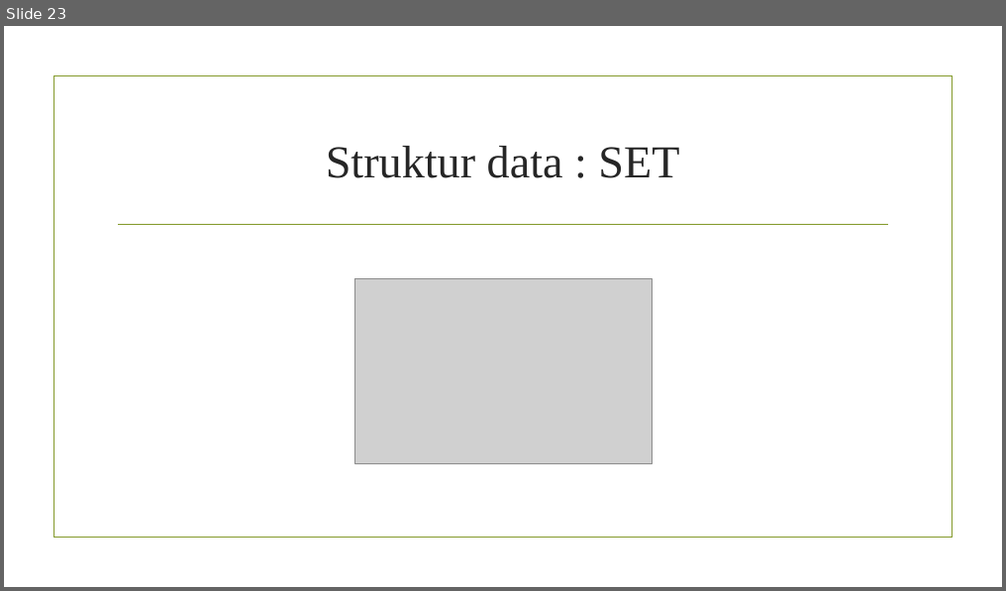
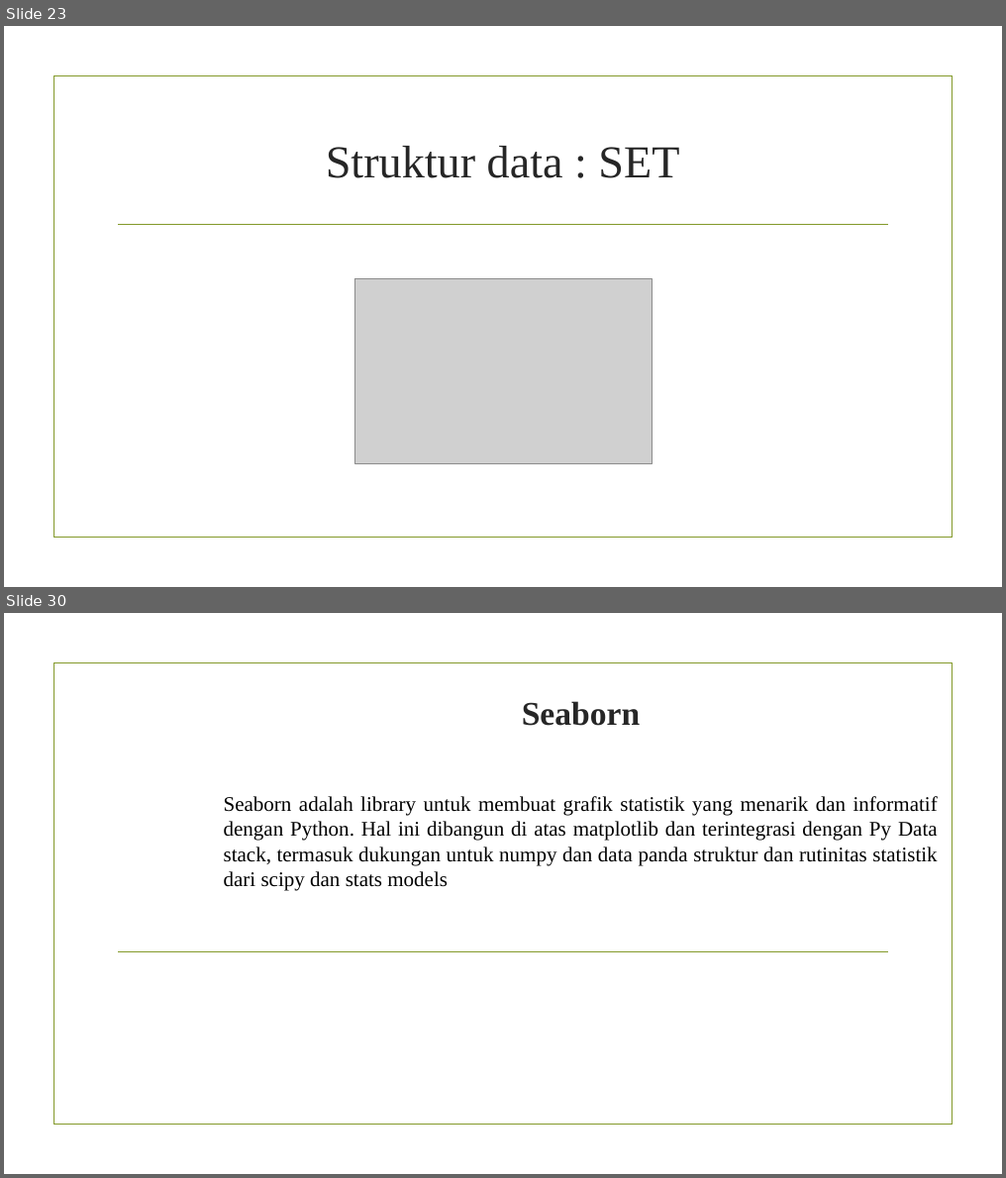
Before and after one commit to KevinAdityaS/Pengantar-Deep-Learning, a slide deck: Tugas 1/Tugas 1 Pengantar Python.pptx. Shown one above the other, each under a label of ours: slide 23 before the commit, slides 23 and 30 after it; the slides between them are not shown. The pictures are 1006x591 and 1006x1178 pixels, drawn with LibreOffice and Linux fonts; fonts in the diff are those of the drawing; grey boxes stand for pictures; background and template pictures are left out. Boxes give left, top, right and bottom in pixels: in the first picture for what was removed or moved away, otherwise in the second. Text is boxed around its words. In the diff, an @@ line names an element or a change of style, - is before the commit and + after.

Commit message:
Tambahan Slide tentang Jupyter dan Seaborn

```diff
--- a/Tugas 1/Tugas 1 Pengantar Python.pptx
+++ b/Tugas 1/Tugas 1 Pengantar Python.pptx
@@ slide 30 added at (4, 613, 1002, 1174), background picture (left out); not listed: 1 template element that a slide beside it also shows @@
@@ title added at (522, 701, 640, 726), 32 pt, text #262626, bold @@
+Seaborn
@@ text added at (224, 796, 938, 891), 20 pt, text #000000 @@
+Seaborn adalah library untuk membuat grafik statistik yang menarik dan informatif dengan Python. Hal ini dibangun di atas matplotlib dan terintegrasi dengan Py Data stack, termasuk dukungan untuk numpy dan data panda struktur dan rutinitas statistik dari scipy dan stats models
@@ line added from (119, 953) to (888, 953), #83992A 1.25 pt @@
```
Also in this commit, not shown: 1 slide changed, 7 other slides added.
